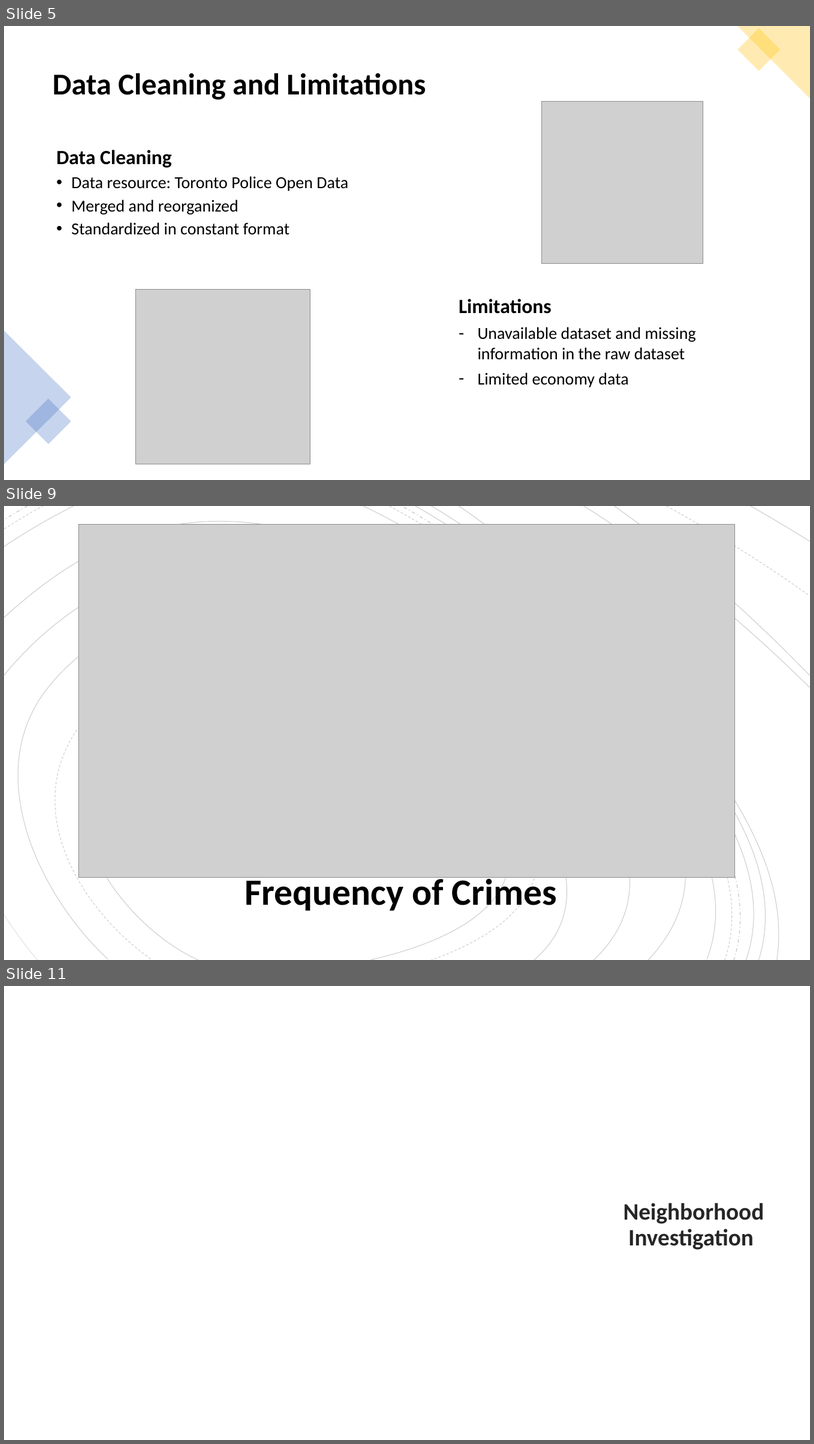
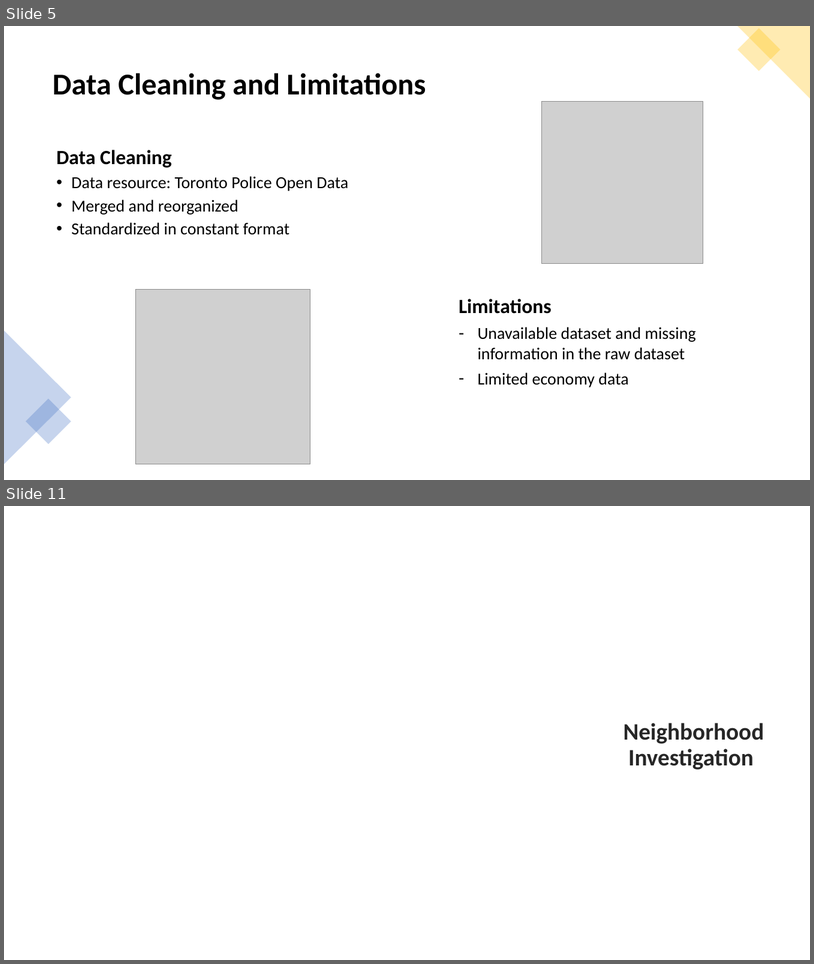
Before and after one commit to neha-nayeem/Project-01, a slide deck: Presentation - Project 01.pptx. Shown one above the other, each under a label of ours: slides 5, 9 and 11 before the commit, slides 5 and 11 after it; the slides between them are not shown. The pictures are 814x1444 and 814x964 pixels, drawn with LibreOffice and Linux fonts; fonts in the diff are those of the drawing; grey boxes stand for pictures; background and template pictures are left out. Boxes give left, top, right and bottom in pixels: in the first picture for what was removed or moved away, otherwise in the second. Text is boxed around its words. In the diff, an @@ line names an element or a change of style, - is before the commit and + after.

```diff
--- a/Presentation - Project 01.pptx
+++ b/Presentation - Project 01.pptx
@@ slide 9 removed at (4,506,810,960), background #FFFFFF @@
@@ group removed at (4,506,810,960): 19 freeform shapes @@
@@ picture removed at (79,524,735,877) @@
@@ title removed at (245,873,557,913) @@
-Frequency of Crimes
```
Also in this commit, not shown: 9 slides changed, 1 slide added.
